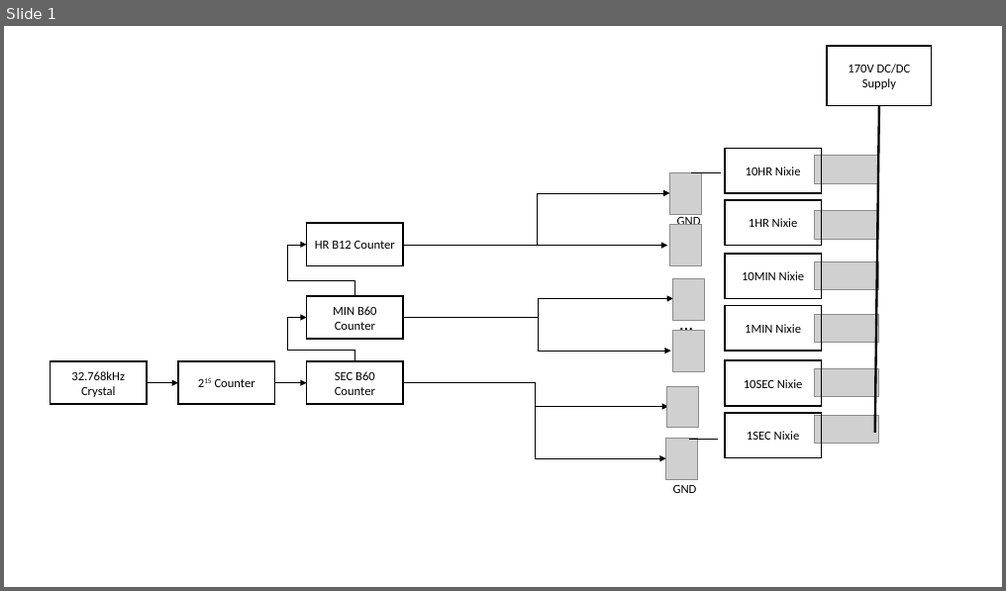
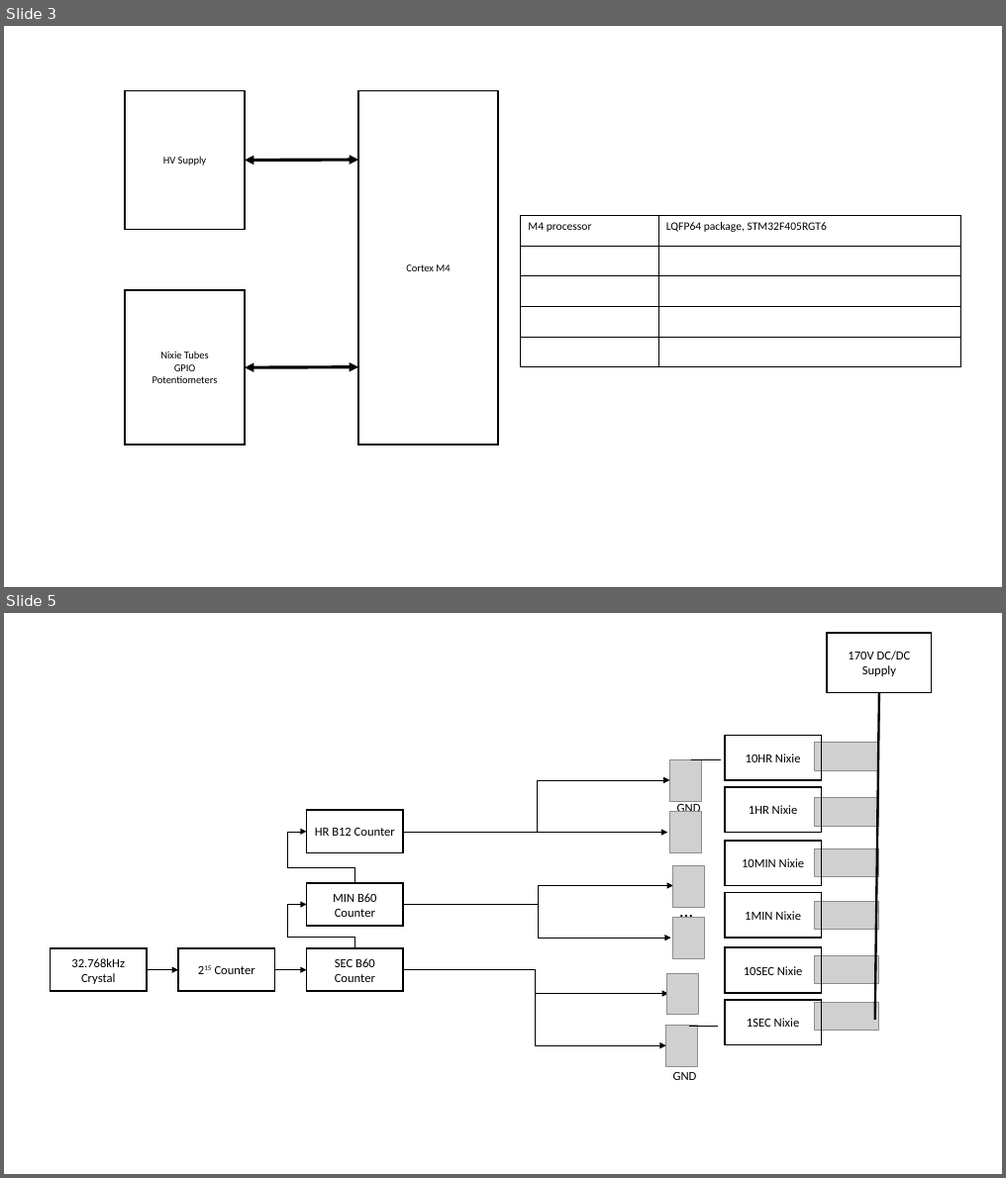
Before and after one commit to evaaan/NixieClockV2, a slide deck: docs/clock.pptx. Shown one above the other, each under a label of ours: slide 1 before the commit, slides 3 and 5 after it; the slides between them are not shown. The pictures are 1006x591 and 1006x1178 pixels, drawn with LibreOffice and Linux fonts; fonts in the diff are those of the drawing; grey boxes stand for pictures. Boxes give left, top, right and bottom in pixels: in the first picture for what was removed or moved away, otherwise in the second. Text is boxed around its words. In the diff, an @@ line names an element or a change of style, - is before the commit and + after.

```diff
--- a/docs/clock.pptx
+++ b/docs/clock.pptx
@@ slide 3 added at (4, 26, 1002, 587), background #FFFFFF @@
@@ rectangle added at (125, 91, 245, 230), outline #000000 1.5 pt, 10 pt, text #000000 @@
+HV Supply
@@ rectangle added at (358, 91, 498, 445), outline #000000 1.5 pt, 10 pt, text #000000 @@
+Cortex M4
@@ double arrow added from (245, 160) to (358, 160), #000000 3 pt @@
@@ table added at (521, 215, 960, 368), 5 rows, 2 columns @@
+M4 processor | LQFP64 package, STM32F405RGT6
+ | 
+ | 
+ | 
+ | 
@@ rectangle added at (125, 291, 245, 445), outline #000000 1.5 pt, 10 pt, text #000000 @@
+Nixie Tubes
+GPIO
+Potentiometers
@@ double arrow added from (245, 369) to (358, 368), #000000 3 pt @@
@@ what was slide 1 is now slide 5 @@
```
Also in this commit, not shown: 6 other slides added, 12 other files.
